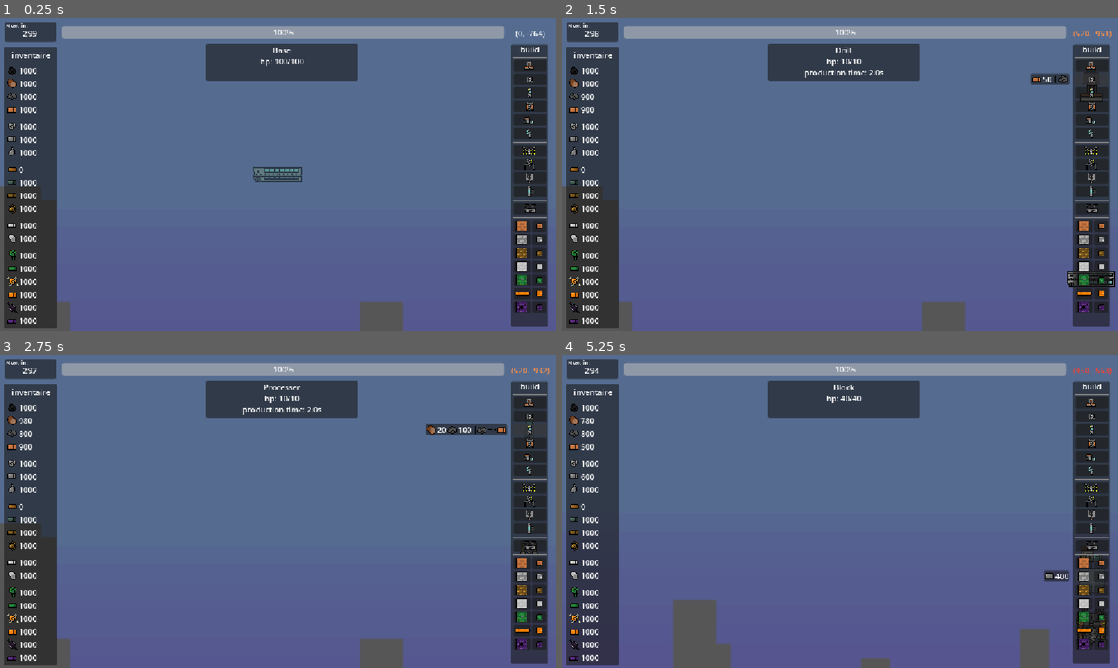
Above: before the commit, frames 1-4 (two rows, left to right).
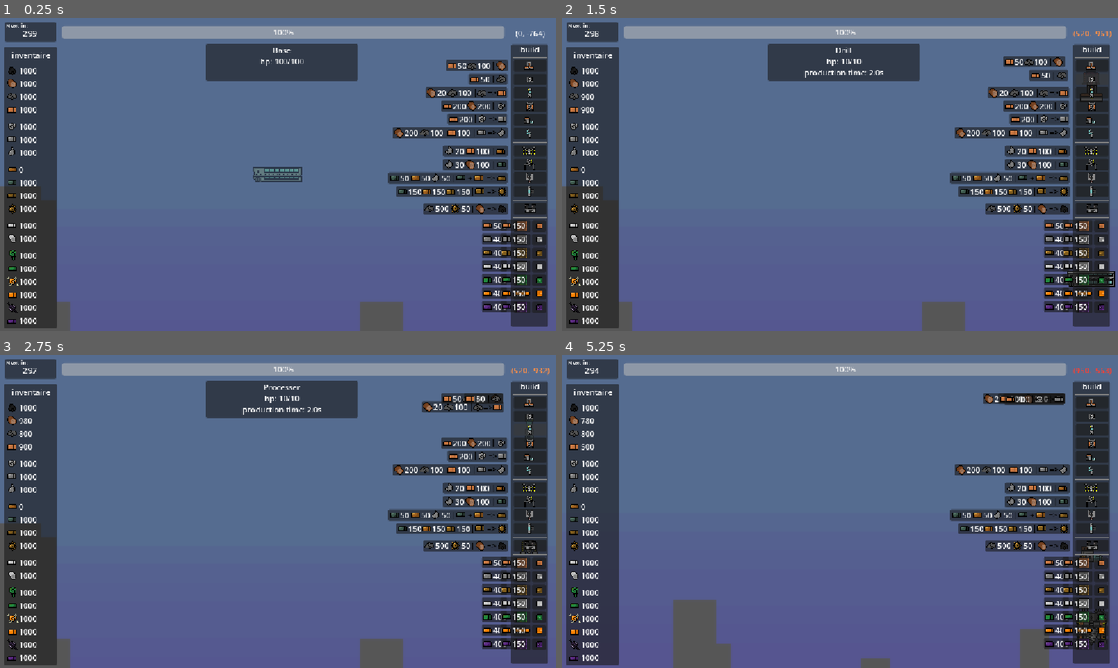
Above: after the commit, the same moments.

Repository: lucasbou-upsider/Indie-jam
Game: Godot game, scene res://scene/world.tscn
Two runs of this game, one before a commit and one after it. Both use one fixed random seed, a clock stepped at 60 frames per second and the inputs below.
Inputs (mouse positions are in pixels of both pictures, inside the frame that each line leads up to):
- Up to frame 1 (0.25 s): no input
- Up to frame 2 (1.5 s): click (1090, 64) at 0.5 s; click (1090, 80) at 1.25 s
- Up to frame 3 (2.75 s): click (528, 430) at 2 s
- Up to frame 4 (5.25 s): move the mouse to (1090, 552) at 2.77 s; hold D (droite) 2.78-3.5 s; hold Right mouse button (click droit) 2.78-3.5 s; click (1090, 442) at 3.5 s; click (1090, 458) at 4.25 s; move the mouse to (1090, 580) at 5.02 s; hold S (bas) from 5.03 s (still down); click (1090, 580) at 5.1 s

The runs differ from the first frame. In frame 1, 7.5% of the frame differs, in the area x 69-95%, y 13-94%; in frame 2, 7.4%; in frame 3, 7.6%; in frame 4, 9.2%, in the area x 3-98%, y 8-94%.

Commit message:
jaimeuhlekk

Diff:
--- a/scene/button_objet.gd
+++ b/scene/button_objet.gd
@@ -1,12 +1,23 @@
 extends Button
 
 var panel_info
+@export var init_position:Vector2
+var tween:Tween
+
 
 func _ready() -> void:
 	panel_info = get_child(0)
-	panel_info.visible = false
+	print(panel_info)
+	#panel_info.visible = false
+	init_position = panel_info.global_position
+	print(init_position)
+	#panel_info.global_position += Vector2(100, 0)
 
 func _on_mouse_entered() -> void:
 	panel_info.visible = true
+	tween = create_tween()
+	tween.tween_property(panel_info, "global_position", init_position + Vector2(-10, 0), 1)
+	tween.tween_property(panel_info, "global_position", init_position + Vector2(-10, 0), 1)
 func _on_mouse_exited() -> void:
-	panel_info.visible = false
+	#panel_info.visible = false
+	pass
--- a/scene/craft/bloc/bloc_voidium.tscn
+++ b/scene/craft/bloc/bloc_voidium.tscn
@@ -6,7 +6,7 @@
 [node name="bloc_voidium" type="RigidBody2D" unique_id=1505809120]
 script = ExtResource("1_tmgbw")
 is_voidium = true
-pv = 70
+pv = 60
 cost = 400
 minerai = "lingot_voidium"
 
--- a/scene/craft/bloc/petit_bloc_voidium.tscn
+++ b/scene/craft/bloc/petit_bloc_voidium.tscn
@@ -6,7 +6,7 @@
 [node name="petit_bloc_voidium" type="RigidBody2D" unique_id=1505809120]
 script = ExtResource("1_mgout")
 is_voidium = true
-pv = 60
+pv = 50
 cost = 150
 minerai = "lingot_voidium"
 
--- a/scene/craft/crameur.tscn
+++ b/scene/craft/crameur.tscn
@@ -183,7 +183,7 @@
 position = Vector2(1, -8)
 sprite_frames = SubResource("SpriteFrames_wwvk7")
 autoplay = "default"
-frame_progress = 0.76573414
+frame_progress = 0.14210582
 
 [node name="ClearanceArea" type="Area2D" parent="." unique_id=507090390]
 
Not shown, added: export_presets.cfg
